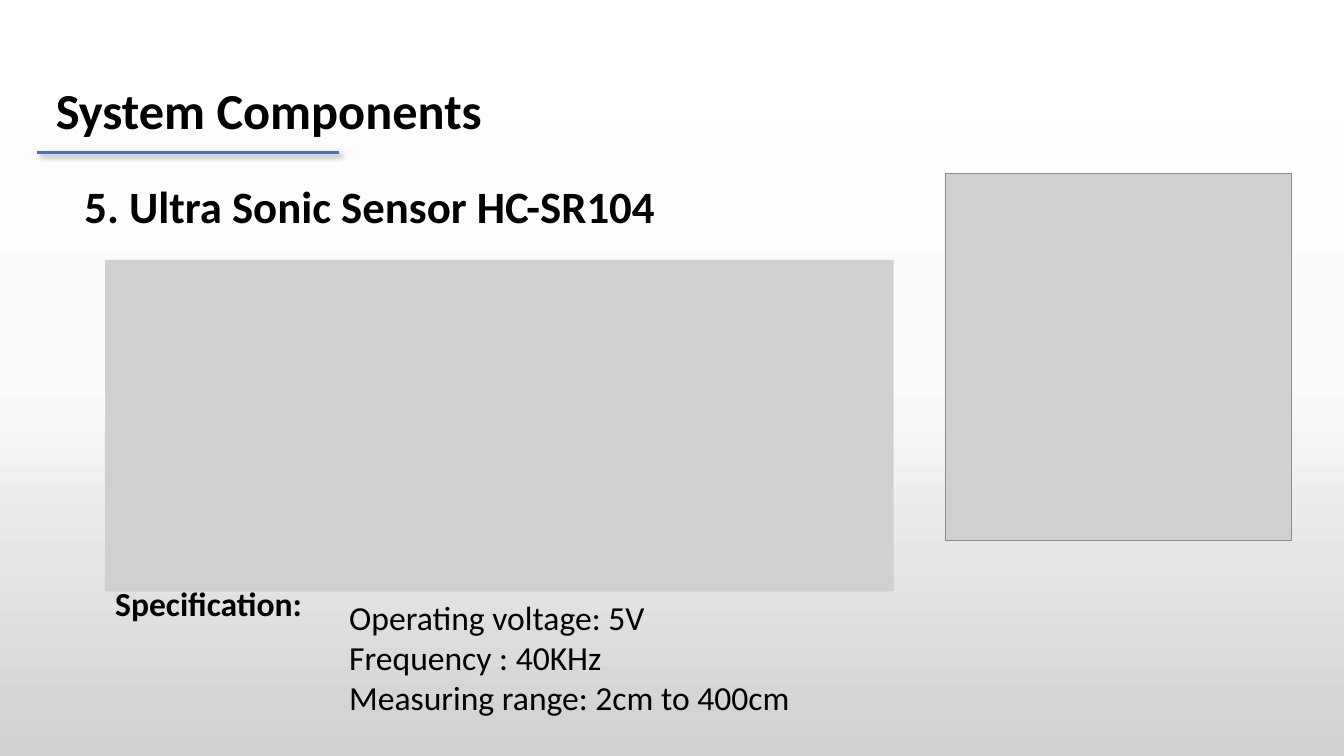
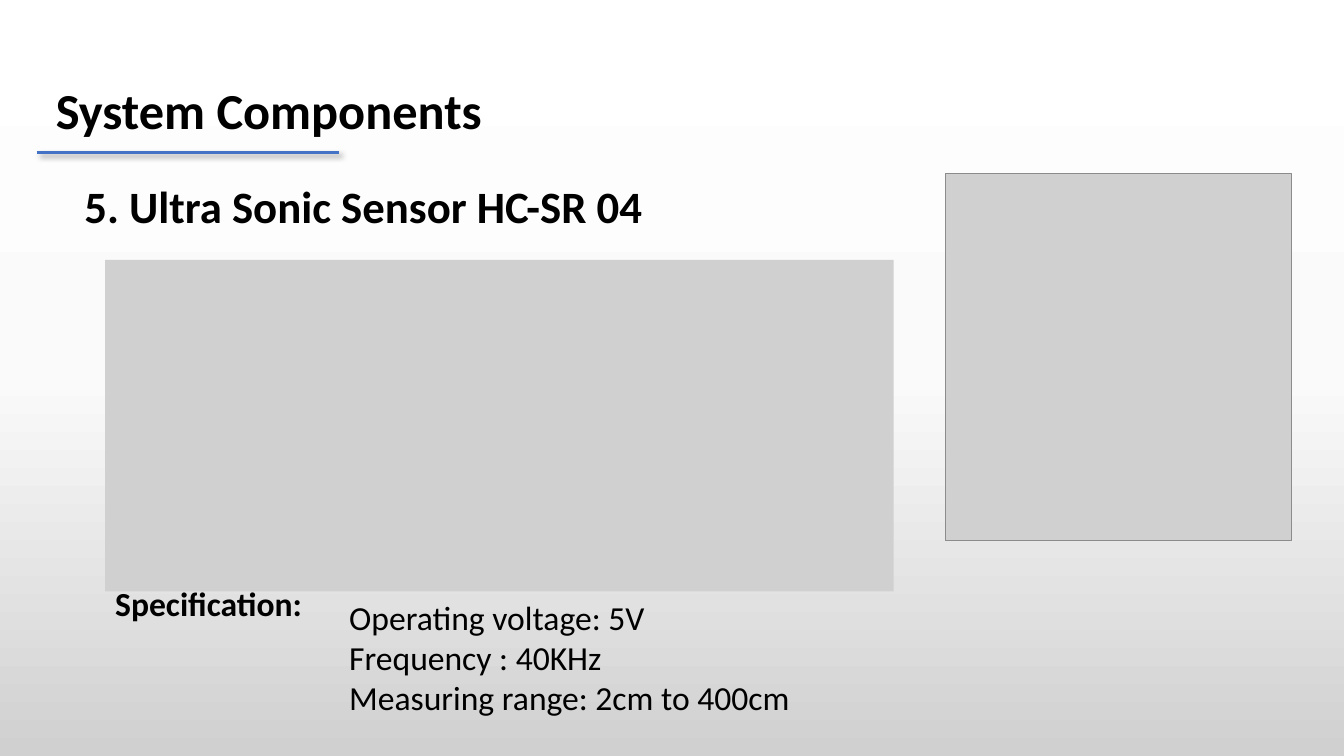
Before and after one commit to dheeraj78/project-4-2, a slide deck: slide 14 of Batch 8 .pptx. Drawn at 1344x756 pixels with LibreOffice and Linux fonts; fonts in the diff are those of the drawing; grey boxes stand for pictures. Boxes give left, top, right and bottom in pixels: in the first picture for what was removed or moved away, otherwise in the second. Text is boxed around its words. In the diff, an @@ line names an element or a change of style, - is before the commit and + after.

```diff
--- a/Batch 8 .pptx
+++ b/Batch 8 .pptx
@@ text at bbox=[84, 191, 642, 224]: text changed @@
-5. Ultra Sonic Sensor HC-SR104
+5. Ultra Sonic Sensor HC-SR 04
```
Also in this commit, not shown: 2 other slides changed, 2 other files.
